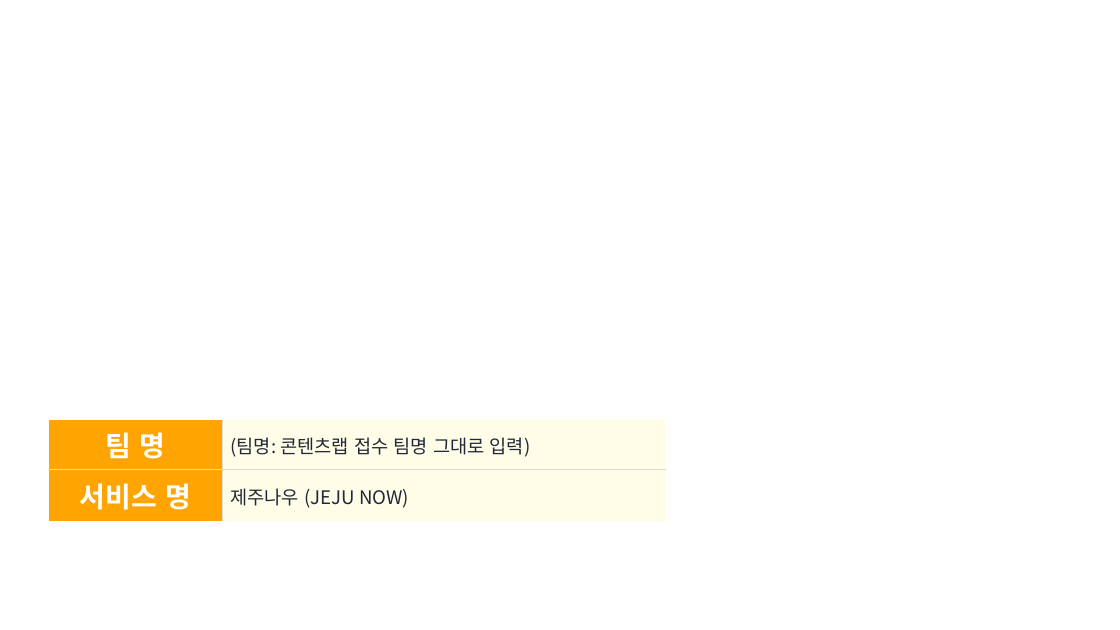
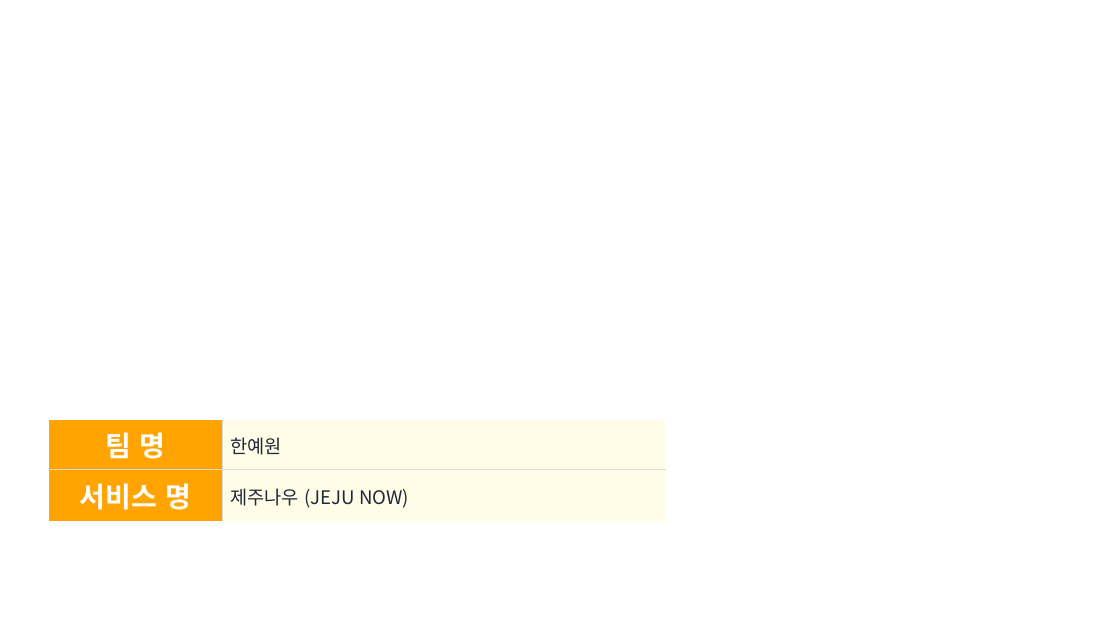
Before and after one commit to Yewon419/JejuNow, a slide deck: slide 1 of docs/contest/제주나우_기능설명서.pptx. Drawn at 1120x630 pixels with LibreOffice and Linux fonts; fonts in the diff are those of the drawing; background and template pictures are left out. Boxes give left, top, right and bottom in pixels: in the first picture for what was removed or moved away, otherwise in the second. Text is boxed around its words. In the diff, an @@ line names an element or a change of style, - is before the commit and + after.

```diff
--- a/docs/contest/제주나우_기능설명서.pptx
+++ b/docs/contest/제주나우_기능설명서.pptx
@@ table at [49,419,665,522] @@
-row 1, column 2: (팀명: 콘텐츠랩 접수 팀명 그대로 입력)
+row 1, column 2: 한예원
```
Also in this commit, not shown: 3 other files.
